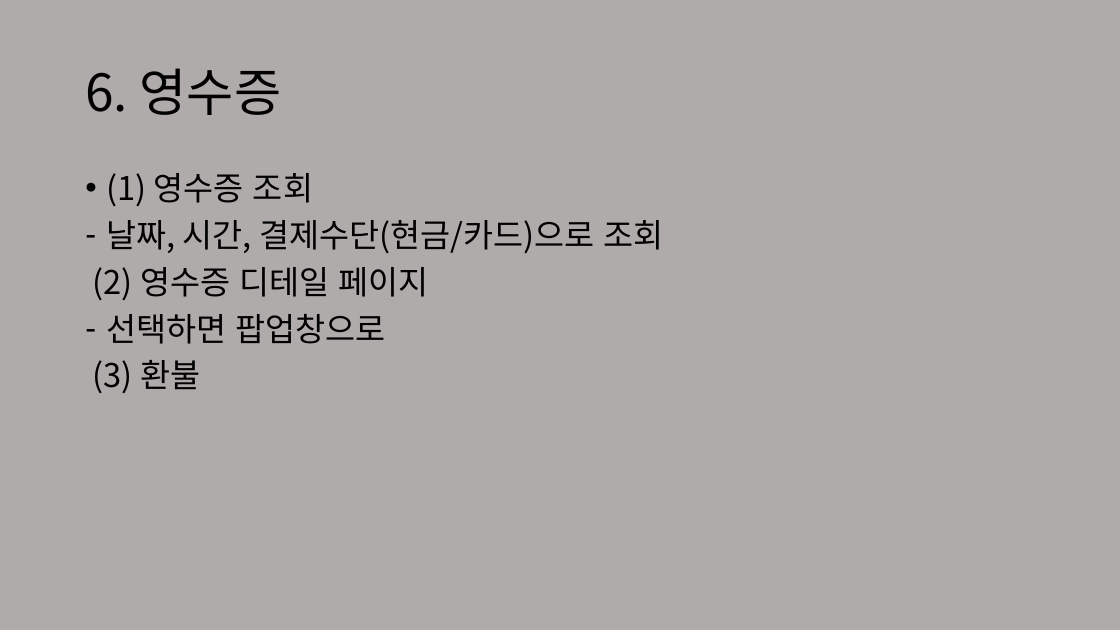
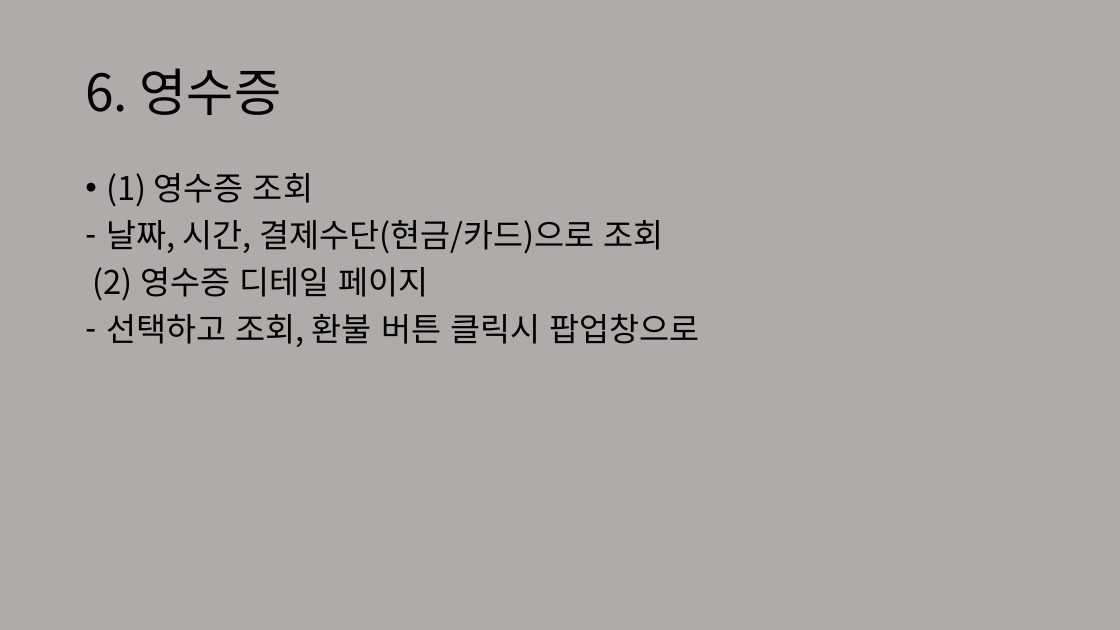
Before and after one commit to choihyosik/cu, a slide deck: slide 16 of data/편의점 기능.pptx. Drawn at 1120x630 pixels with LibreOffice and Linux fonts; fonts in the diff are those of the drawing. Boxes give left, top, right and bottom in pixels: in the first picture for what was removed or moved away, otherwise in the second. Text is boxed around its words. In the diff, an @@ line names an element or a change of style, - is before the commit and + after.

```diff
--- a/data/편의점 기능.pptx
+++ b/data/편의점 기능.pptx
@@ text at box(106, 314, 699, 347): text changed @@
-– 선택하면 팝업창으로
-(3) 환불
+– 선택하고 조회, 환불 버튼 클릭시 팝업창으로
```
Also in this commit, not shown: 1 other slide changed, 1 other file.
